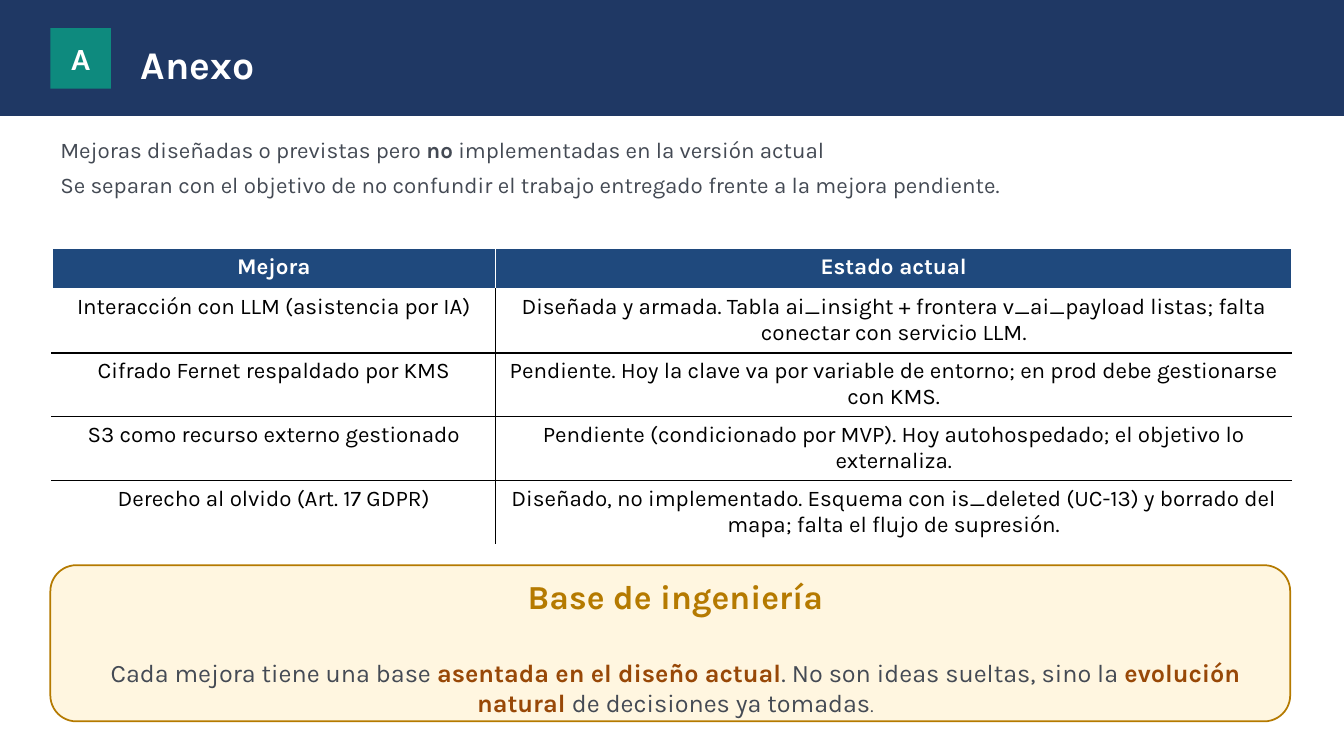
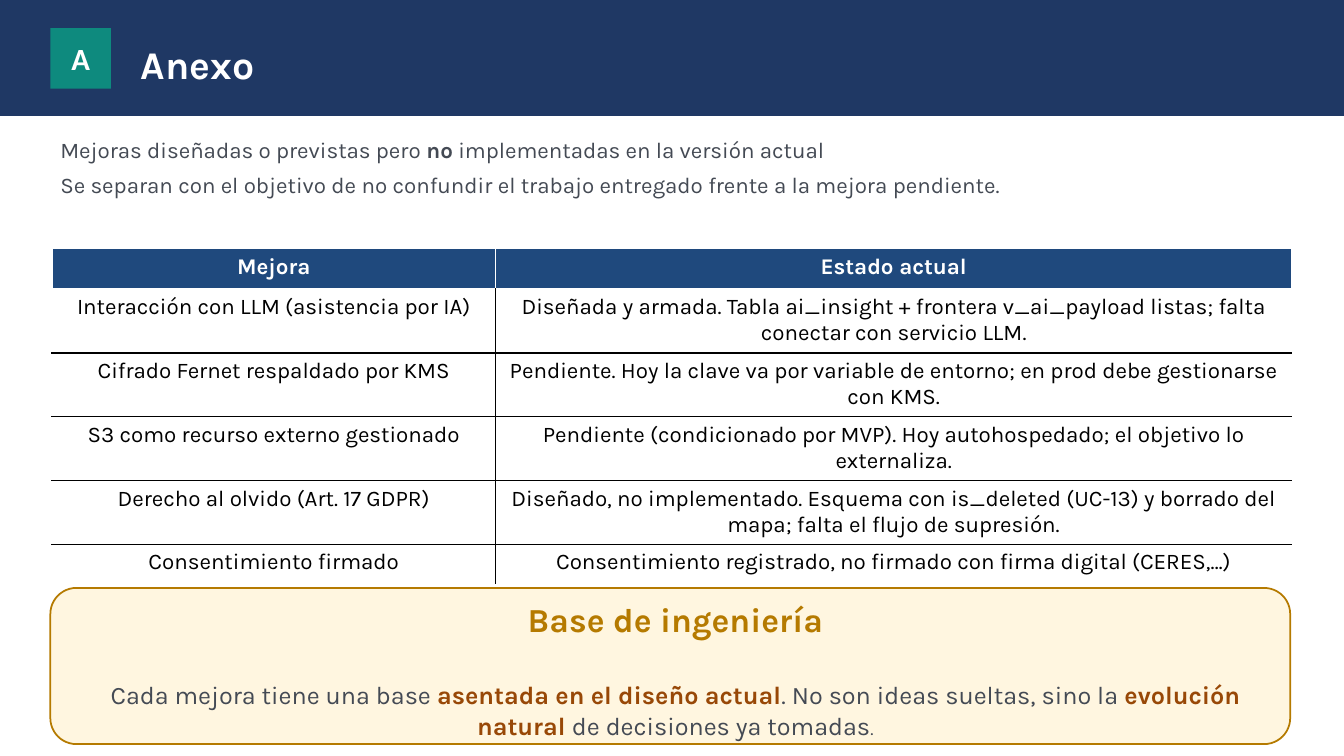
Before and after one commit to josepcal/TFM_Rehab_Followup_Checkup, a slide deck: slide 13 of doc/memoria_proyecto/Memoria_Proyecto.pptx. Drawn at 1344x756 pixels with LibreOffice and Linux fonts; fonts in the diff are those of the drawing. Boxes give left, top, right and bottom in pixels: in the first picture for what was removed or moved away, otherwise in the second. Text is boxed around its words. In the diff, an @@ line names an element or a change of style, - is before the commit and + after.

Commit message:
Añadir consentimiento firmado en presentacion + Auditioria de Infrastructura desplegada + script de control de estado de Infra

```diff
--- a/doc/memoria_proyecto/Memoria_Proyecto.pptx
+++ b/doc/memoria_proyecto/Memoria_Proyecto.pptx
@@ table at [52,249,1293,579] @@
+row 6: Consentimiento firmado | Consentimiento registrado, no firmado con firma digital (CERES,…)
@@ rounded rectangle "Base de ingeniería": place and size @@
-rounded rectangle "Base de ingeniería" at [50,566,1291,722]
+rounded rectangle "Base de ingeniería" at [50,588,1291,744]
```
Also in this commit, not shown: 2 other files.
